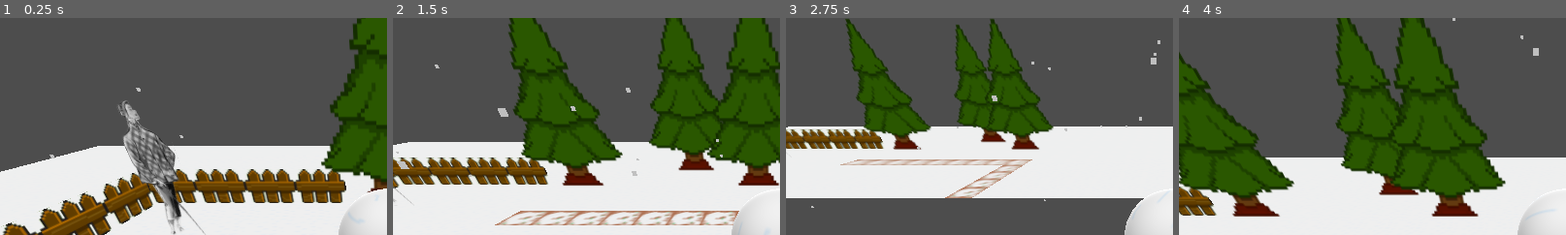
Above: before the commit, frames 1-4 (left to right).
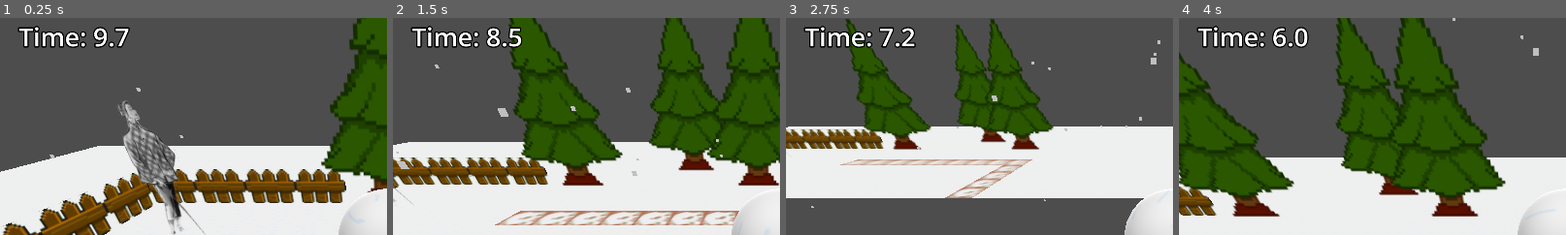
Above: after the commit, the same moments.

Repository: 15mathC/CozyWinterJam2023
Game: Godot game, scene res://main.tscn
Two runs of this game, one before a commit and one after it. Both use one fixed random seed, a clock stepped at 60 frames per second and the inputs below.
Inputs:
- Up to frame 1 (0.25 s): no input
- Up to frame 2 (1.5 s): hold Right (ui_right) 0.53-1.28 s; hold Down (ui_down) from 1.28 s (still down)
- Up to frame 3 (2.75 s): release Down (ui_down) at 2.03 s; hold Right (ui_right) from 2.03 s (still down)
- Up to frame 4 (4 s): release Right (ui_right) at 2.78 s; hold Up (ui_up) 2.78-3.53 s; hold Left (ui_left) from 3.53 s (still down)
The pictures show only the part of the screen within x 0-50%, y 0-50%; the shares and areas given below are measured in that part.

The runs differ from the first frame. In frame 1, 1.5% of the frame differs, in the area x 4-34%, y 3-14%; in frame 2, 1.5%; in frame 3, 1.4%; in frame 4, 1.5%.

Commit message:
added timer to screen

Diff:
--- a/game/main.gd
+++ b/game/main.gd
@@ -22,8 +22,9 @@
 
 # Called every frame. 'delta' is the elapsed time since the previous frame.
 func _process(delta):
-	time_seconds -= delta
-	print(time_seconds)
 	if time_seconds <= 0 and not is_game_over:
 		is_game_over = true
 		end_game()
+	elif not is_game_over:
+		time_seconds -= delta
+		$GameWorld/PlayerSnowball/Camera3D/TimeLabel.text = "Time: %.01f" % time_seconds
--- a/game/main.tscn
+++ b/game/main.tscn
@@ -43,6 +43,14 @@
 
 [node name="Camera3D" type="Camera3D" parent="GameWorld/PlayerSnowball"]
 transform = Transform3D(1, 0, 0, 0, 0.866025, 0.5, 0, -0.5, 0.866025, 0, 3, 5.02013)
+
+[node name="TimeLabel" type="Label3D" parent="GameWorld/PlayerSnowball/Camera3D"]
+transform = Transform3D(1, 0, 0, 0, 1, 0, 0, 0, 1, -4.605, 2.465, -3.544)
+render_priority = 3
+outline_render_priority = 2
+text = "Time: "
+font_size = 64
+horizontal_alignment = 0
 
 [node name="CPUParticles3D" type="CPUParticles3D" parent="GameWorld/PlayerSnowball"]
 transform = Transform3D(1, 0, 0, 0, 1, 0, 0, 0, 1, 0, 5, 0)
